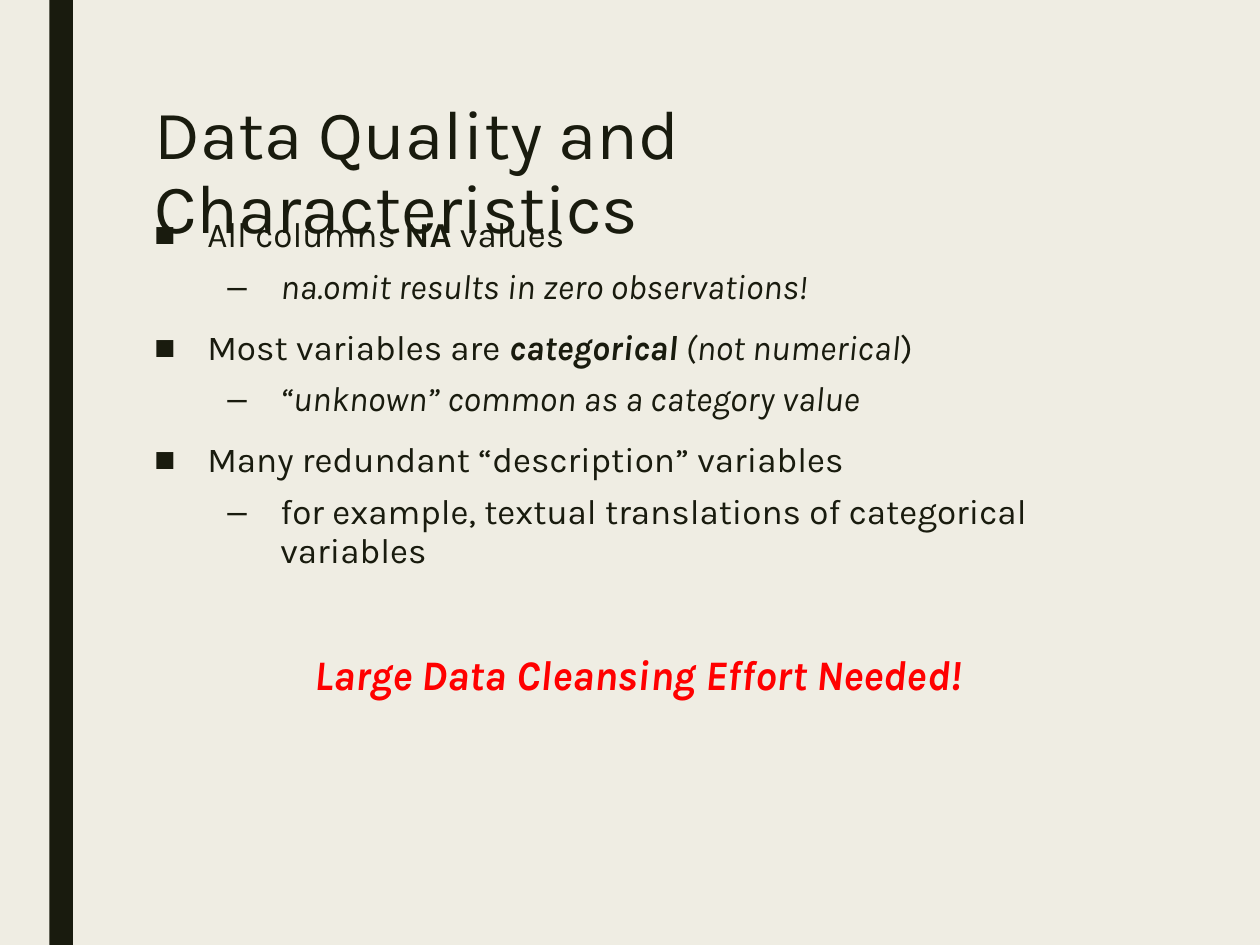
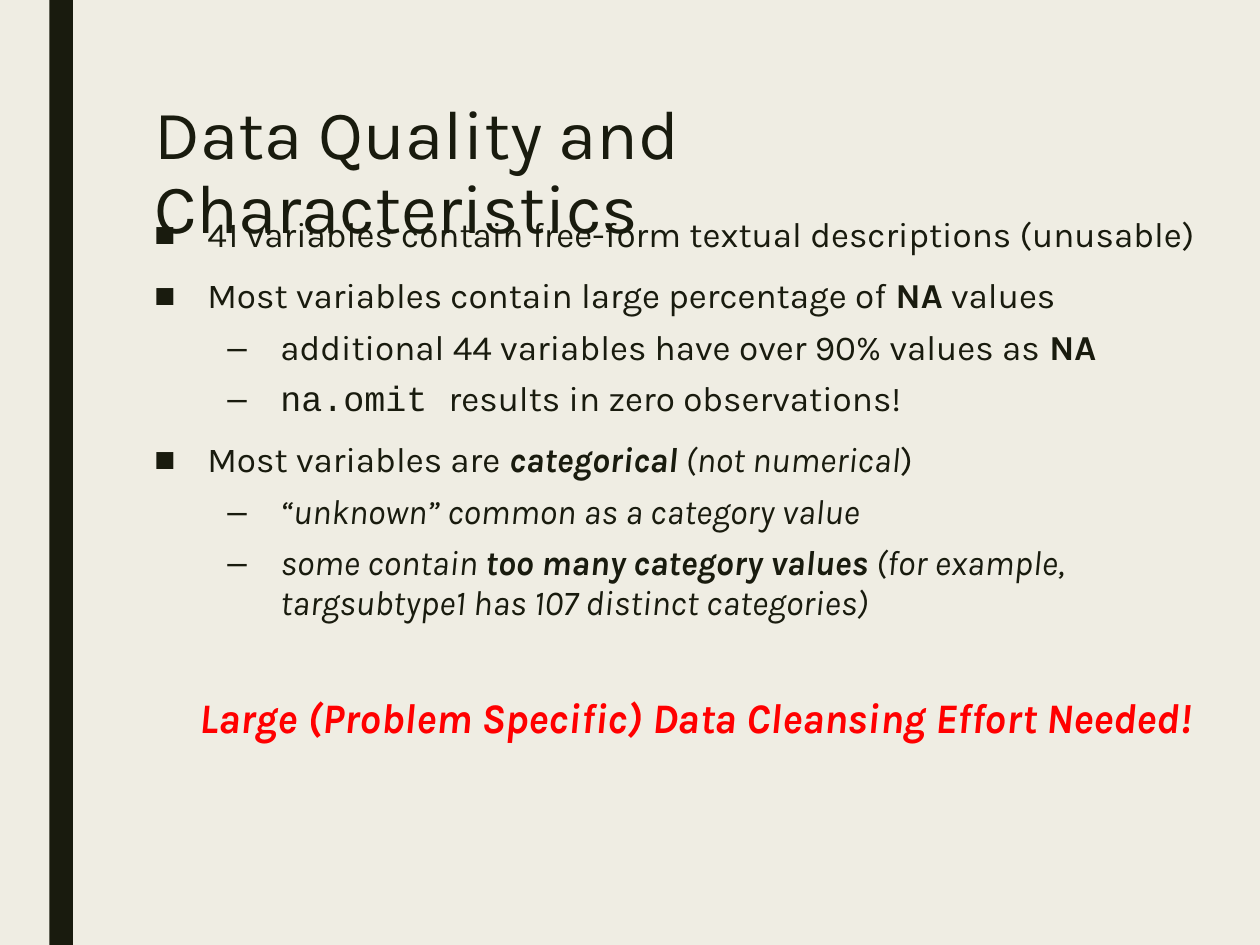
Before and after one commit to stats-learning-fall2019/final-project, a slide deck: slide 8 of presentation/gtdb-final-presentation.pptx. Drawn at 1260x945 pixels with LibreOffice and Linux fonts; fonts in the diff are those of the drawing. Boxes give left, top, right and bottom in pixels: in the first picture for what was removed or moved away, otherwise in the second. Text is boxed around its words. In the diff, an @@ line names an element or a change of style, - is before the commit and + after.

```diff
--- a/presentation/gtdb-final-presentation.pptx
+++ b/presentation/gtdb-final-presentation.pptx
@@ text at [207, 216, 1195, 361]: text changed @@
-■ All columns NA values
+■ 41 variables contain free-form textual descriptions (unusable)
+■ Most variables contain large percentage of NA values
+  – additional 44 variables have over 90% values as NA
@@ text at [280, 387, 901, 412]: font Karla to Courier New in "na.omit"; italic off in "na.omit results in zero observations!" @@
@@ text at [200, 549, 1192, 744]: text changed; bold on; italic on @@
-■ Many redundant “description” variables
-  – for example, textual translations of categorical variables
-Large Data Cleansing Effort Needed!
+  – some contain too many category values (for example, targsubtype1 has 107 distinct categories)
+Large (Problem Specific) Data Cleansing Effort Needed!
```
Also in this commit, not shown: 4 other slides changed, 10 slides added, 1 slide removed, 3 other files.
